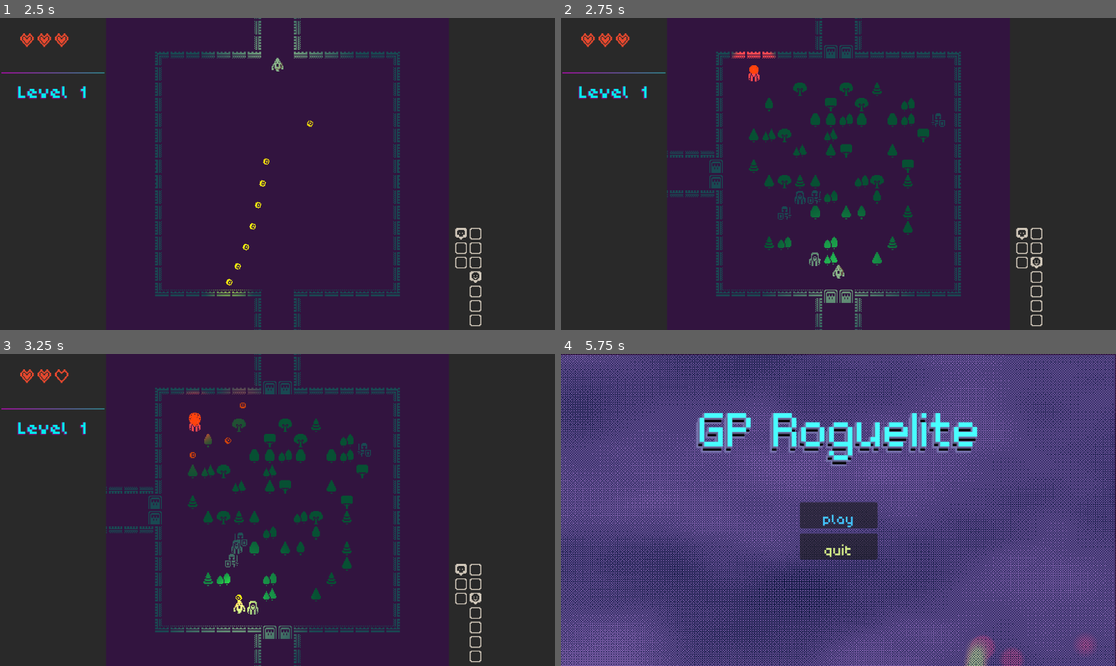
Above: before the commit, frames 1-4 (two rows, left to right).
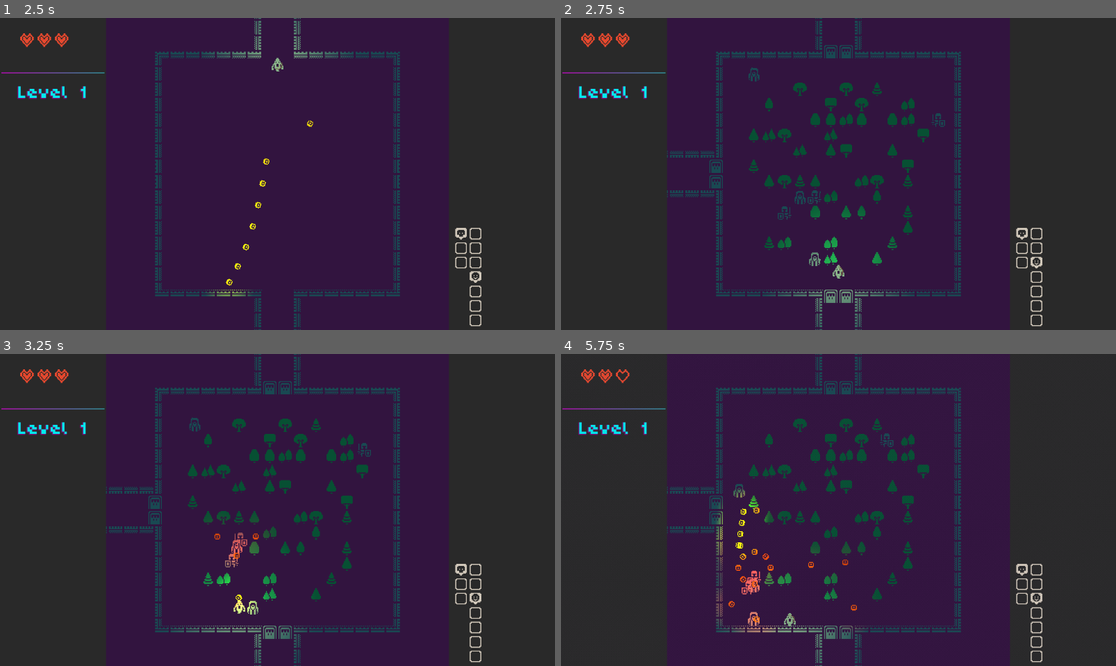
Above: after the commit, the same moments.

Repository: efredericks/gp-roguelite
Game: Godot game, scene res://scenes/menu.tscn
The game is run twice, just before and just after one commit, with the same random seed, the same clock (stepped at 60 frames per second) and the same inputs. Sound files missing from this copy of the repository are replaced by a short silence.
Inputs (mouse positions are in pixels of both pictures, inside the frame that each line leads up to):
- Up to frame 1 (2.5 s): click "play" at 0.5 s; tap Enter at 1.25 s; move the mouse to (249, 236) at 1.27 s; press the mouse at (249, 236) at 1.28 s; hold W (move_up) from 1.28 s (still down); move the mouse to (444, 220) at 2.02 s; release the mouse at (444, 220) at 2.03 s; click (444, 220) at 2.1 s
- Up to frame 2 (2.75 s): keep holding W (move_up)
- Up to frame 3 (3.25 s): move the mouse to (111, 463) at 2.77 s; release W (move_up) at 2.78 s; press the mouse at (111, 463) at 2.78 s; hold A (move_left) from 2.78 s (still down)
- Up to frame 4 (5.75 s): move the mouse to (866, 510) at 3.52 s; release the mouse at (866, 510) at 3.53 s; click (866, 510) at 3.6 s; move the mouse to (755, 432) at 4.27 s; release A (move_left) at 4.28 s; press the mouse at (755, 432) at 4.28 s; hold S (move_down) 4.28-5.03 s; tap R (restart) at 4.9 s; move the mouse to (960, 494) at 5.02 s; release the mouse at (960, 494) at 5.03 s; hold D (move_right) from 5.03 s (still down); click (960, 494) at 5.1 s

Frame 1 is identical in both runs. In frame 2, 0.2% of the frame differs, in the area x 30-40%, y 10-21%; in frame 3, 0.6%; in frame 4, 95%, in the area x 0-100%, y 0-100%.

Commit message:
restart fades in shader

Diff:
--- a/scenes/main.tscn
+++ b/scenes/main.tscn
@@ -12,6 +12,8 @@
 [ext_resource type="FontFile" uid="uid://dpxm1psfip7o1" path="res://assets/fonts/fonts/poco/Poco.ttf" id="9_trceg"]
 [ext_resource type="Texture2D" uid="uid://biy8f4amxegg5" path="res://assets/player_heart.tres" id="10_trceg"]
 [ext_resource type="PackedScene" uid="uid://dhiji6x0cdnb4" path="res://scenes/bg_music.tscn" id="12_eb6dy"]
+[ext_resource type="Shader" uid="uid://bl4vx52vw2thl" path="res://scripts/bg.gdshader" id="12_trceg"]
+[ext_resource type="Script" uid="uid://007vpv1hsffm" path="res://scripts/reset_bg_shader.gd" id="13_a8y0u"]
 
 [sub_resource type="StyleBoxFlat" id="StyleBoxFlat_tipki"]
 bg_color = Color(0.16206557, 0.1620656, 0.16206548, 1)
@@ -30,6 +32,14 @@
 [sub_resource type="AtlasTexture" id="AtlasTexture_choun"]
 atlas = ExtResource("9_85g3d")
 region = Rect2(625, 241, 14, 14)
+
+[sub_resource type="ShaderMaterial" id="ShaderMaterial_a8y0u"]
+shader = ExtResource("12_trceg")
+shader_parameter/speed = 2.0
+shader_parameter/scale = 3.0
+shader_parameter/color_a = Color(0.61529356, 0.45555437, 0.78384143, 1)
+shader_parameter/color_b = Color(0, 0.05, 0.2, 1)
+shader_parameter/alpha = 1.0
 
 [node name="main" type="Node2D" unique_id=254109296]
 texture_filter = 1
@@ -356,4 +366,11 @@
 layout_mode = 2
 texture = SubResource("AtlasTexture_choun")
 
+[node name="ResetBGShader" type="ColorRect" parent="CanvasLayer" unique_id=1365396763]
+material = SubResource("ShaderMaterial_a8y0u")
+offset_top = 2.0
+offset_right = 1150.0
+offset_bottom = 652.0
+script = ExtResource("13_a8y0u")
+
 [node name="BGMusic" parent="." unique_id=1848842333 instance=ExtResource("12_eb6dy")]
--- a/scripts/bg.gdshader
+++ b/scripts/bg.gdshader
@@ -4,7 +4,7 @@
 uniform float scale : hint_range(0.1, 10.0) = 3.0;
 uniform vec4 color_a : source_color = vec4(0.1, 0.3, 0.8, 1.0);
 uniform vec4 color_b : source_color = vec4(0.0, 0.05, 0.2, 1.0);
-
+uniform float alpha = 1.0;
 vec2 hash(vec2 p) {
     p = vec2(dot(p, vec2(127.1, 311.7)), dot(p, vec2(269.5, 183.3)));
     return -1.0 + 2.0 * fract(sin(p) * 43758.5453123);
@@ -53,4 +53,5 @@
     float dithered = step(threshold, n);
 
     COLOR = mix(color_a, color_b, dithered);
+	COLOR.a *= alpha;
 }
--- a/scripts/enemy.gd
+++ b/scripts/enemy.gd
@@ -47,8 +47,16 @@
 var program_counter: int
 var wait_timer: int
 
+# move these to genome file
 var OP_CODES: Array[String] = [
 	"WAIT_20", "AIM", "FIRE_ONE", "RADIAL_4", "WAIT_40", "RADIAL_8", "FIRE_ALL"
+]
+var template_programs: Array[Array] = [
+	["WAIT_20", "AIM", "WAIT_20", "FIRE_ONE"],  # aim only
+	["WAIT_20", "RADIAL_4", "FIRE_ALL", "WAIT_40"], # 4 only
+	["WAIT_20", "RADIAL_8", "FIRE_ALL", "WAIT_40"], # 8 only
+	["WAIT_20", "RADIAL_4", "FIRE_ALL", "WAIT_40",  # 4 & 8
+	 "WAIT_20", "RADIAL_8", "FIRE_ALL", "WAIT_40"],
 ]
 
 func _ready() -> void:
@@ -67,9 +75,13 @@
 	program_counter = 0
 	wait_timer = 0
 
+	# enemy program
 	for r in range(randi_range(1, 20)):
-		var op = OP_CODES[randi_range(0, len(OP_CODES)-1)]
-		program.append(op)
+		#var op = OP_CODES[randi_range(0, len(OP_CODES)-1)]
+		var prog = template_programs[randi_range(0, len(template_programs)-1)]
+		for p in prog:
+			program.append(p)
+		#program.append(op)
 
 # activate when player enters
 func _on_player_enter_room(player_room: Room):
--- a/scripts/game_gp/enemy_genome.gd
+++ b/scripts/game_gp/enemy_genome.gd
@@ -1 +1,14 @@
 class_name EnemyGenome
+
+var OP_CODES: Array[String] = [
+	"WAIT_20", "AIM", "FIRE_ONE", "RADIAL_4", "WAIT_40", "RADIAL_8", "FIRE_ALL"
+]
+
+# modulate enemies based on their scariness
+var template_programs: Array[Array] = [
+	["WAIT_20", "AIM", "WAIT_20", "FIRE_ONE"],  # aim only
+	["WAIT_20", "RADIAL_4", "FIRE_ALL", "WAIT_40"], # 4 only
+	["WAIT_20", "RADIAL_8", "FIRE_ALL", "WAIT_40"], # 8 only
+	["WAIT_20", "RADIAL_4", "FIRE_ALL", "WAIT_40",  # 4 & 8
+	 "WAIT_20", "RADIAL_8", "FIRE_ALL", "WAIT_40"],
+]
--- a/scripts/game_state.gd
+++ b/scripts/game_state.gd
@@ -16,16 +16,19 @@
 func _process(delta: float) -> void:
 	if Input.is_action_just_pressed("invincible"):
 		debug_invincible = not debug_invincible
-		GlobalSignals.OnDebug.emit.call_deferred()
+		GlobalSignals.OnDebug.emit.call_deferred() # modulate player
 
+	# hold R to restarts w
 	if Input.is_action_pressed("restart"):
 		restart_hold_time += delta
-		# update your UI progress bar / indicator here
+		GlobalSignals.OnResetHold.emit.call_deferred(remap(restart_hold_time, 0.0, 2.0, 0.0, 1.0))
+
 		if restart_hold_time >= restart_hold_duration:
 			_restart()
 	else:
 		restart_hold_time = 0.0
 
+# reset all global data (also called when dead)
 func reset_data() -> void:
 	current_level = 1
 	restart_hold_time = 0.0
--- a/scripts/global_signals.gd
+++ b/scripts/global_signals.gd
@@ -4,3 +4,4 @@
 signal OnDefeatEnemy(enemy: Enemy)
 signal OnPlayerUpdateHealth(currHP: int, maxHP: int)
 signal OnDebug()
+signal OnResetHold(alpha: float)
--- /dev/null
+++ b/scripts/reset_bg_shader.gd
@@ -0,0 +1,9 @@
+extends ColorRect
+
+func _ready() -> void:
+	modulate.a = 0.0
+	GlobalSignals.OnResetHold.connect(update_alpha)
+
+func update_alpha(alpha: float) -> void:
+	modulate.a = alpha
+	material.set_shader_parameter("alpha", alpha)
--- /dev/null
+++ b/scripts/reset_texture.gd
@@ -0,0 +1,11 @@
+extends TextureRect
+
+
+# Called when the node enters the scene tree for the first time.
+func _ready() -> void:
+	pass # Replace with function body.
+
+
+# Called every frame. 'delta' is the elapsed time since the previous frame.
+func _process(delta: float) -> void:
+	pass
--- a/scripts/room.gd
+++ b/scripts/room.gd
@@ -38,8 +38,6 @@
 					if (randf() > 0.7):
 						ch = "#"
 				room_grid.append(ch)
-
-
 
 		var num_enemies = randi_range(0, max_pcg_enemies)
 		for e in range(num_enemies):
Not shown, added: scripts/reset_bg_shader.gd.uid
Not shown, added: scripts/reset_texture.gd.uid
